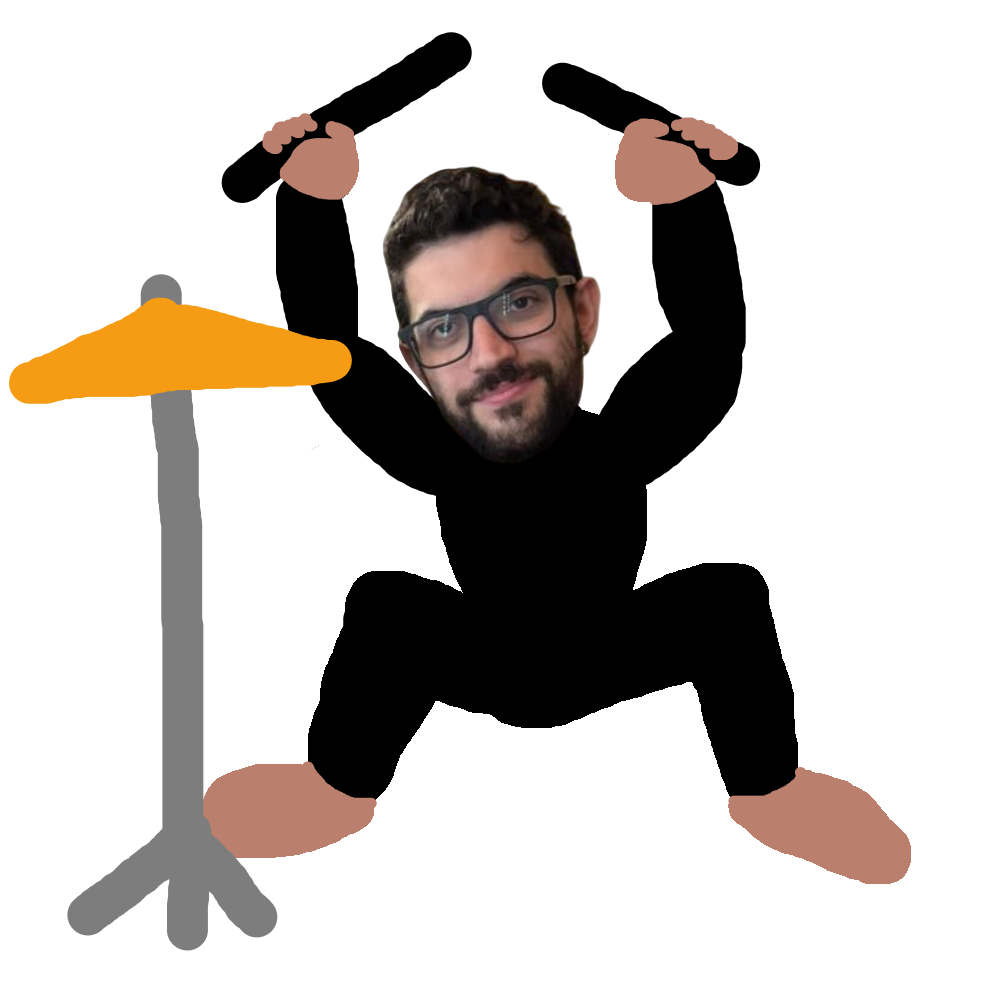
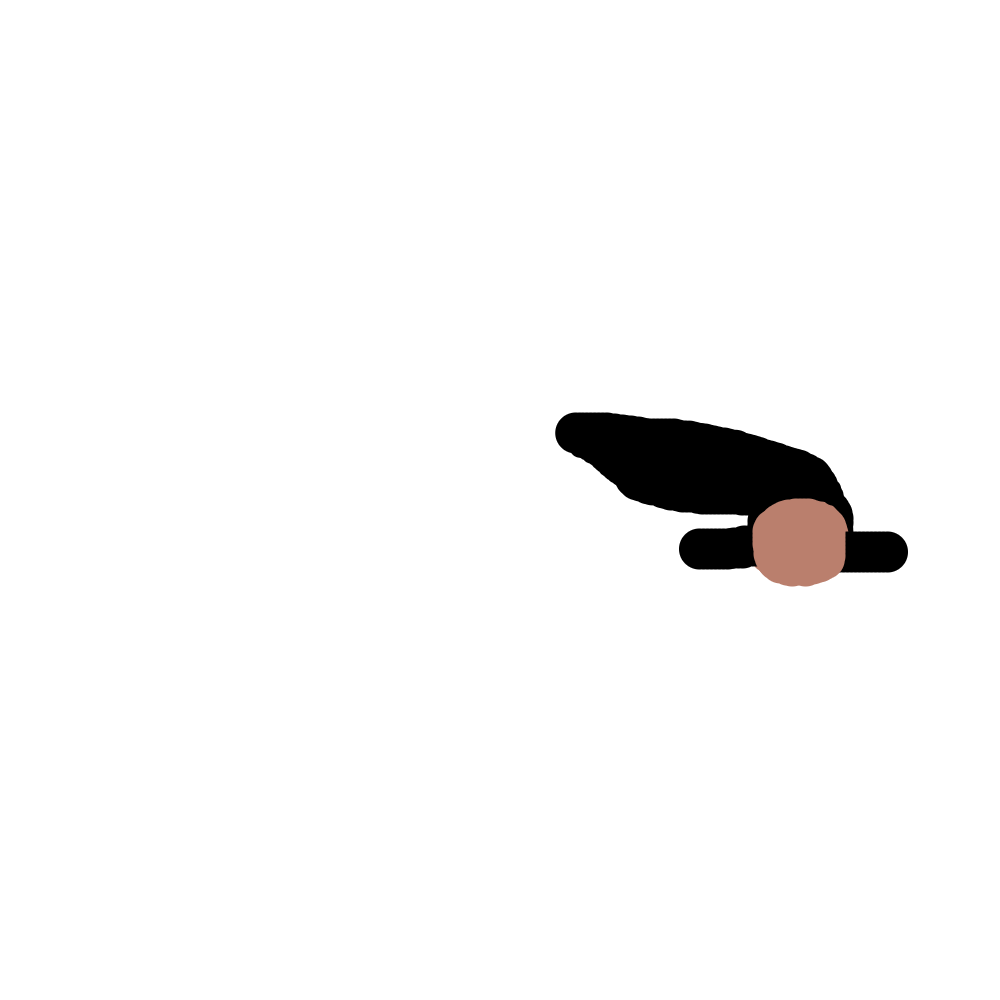
Layered file, before and after one edit (1000x1000). Changes by layer:
hid "face" over [320, 128, 704, 576]
hid group "cymbal" (3 layers) over [9, 192, 448, 951]
added layer "right_snare" in group "arms" over [512, 384, 908, 640]
hid "left" over [192, 32, 576, 576]
hid "right" over [192, 32, 768, 512]
hid "body" over [64, 256, 911, 896]
